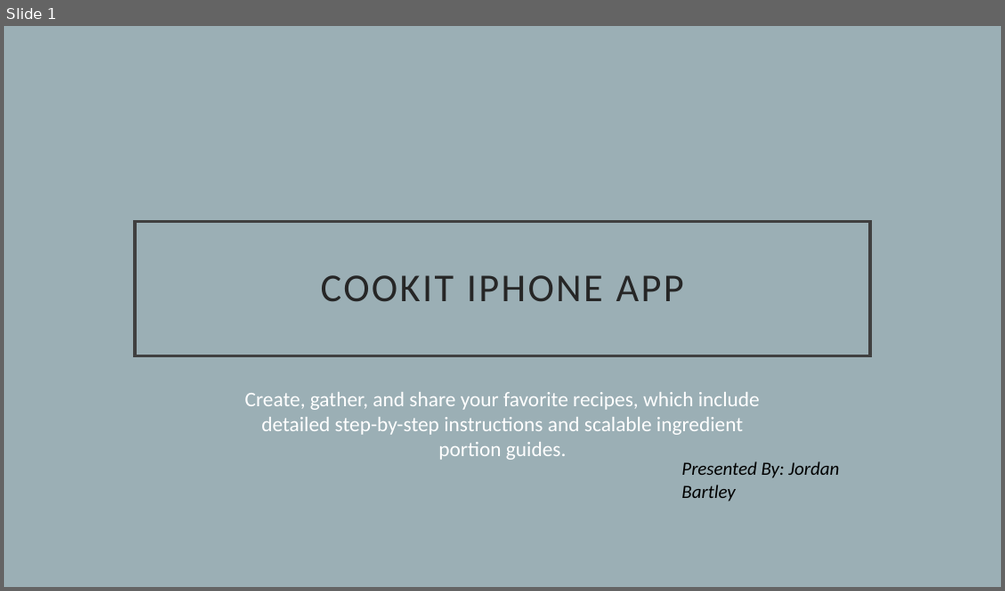
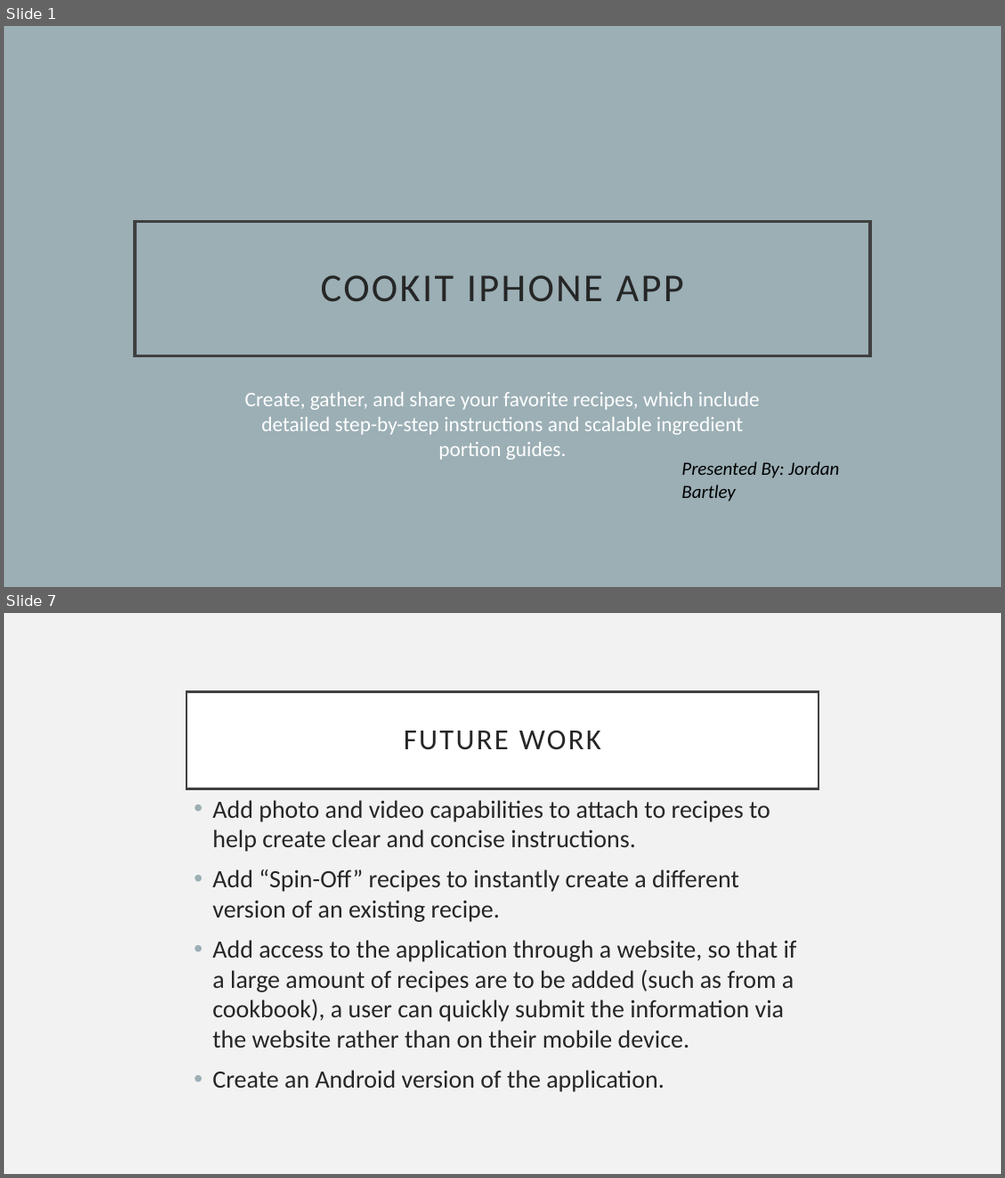
Before and after one commit to j-bartley/CookItApp, a slide deck: Diagrams/Senior Project - Assignment 2.pptx. Shown one above the other, each under a label of ours: slide 1 before the commit, slides 1 and 7 after it; the slides between them are not shown. The pictures are 1005x591 and 1005x1178 pixels, drawn with LibreOffice and Linux fonts; fonts in the diff are those of the drawing. Boxes give left, top, right and bottom in pixels: in the first picture for what was removed or moved away, otherwise in the second. Text is boxed around its words. In the diff, an @@ line names an element or a change of style, - is before the commit and + after.

```diff
--- a/Diagrams/Senior Project - Assignment 2.pptx
+++ b/Diagrams/Senior Project - Assignment 2.pptx
@@ slide 7 added at (4, 613, 1001, 1174), background #F2F2F2 @@
@@ title added at (186, 691, 818, 788), fill #FFFFFF, outline #404040 2.5 pt, 28 pt, text #262626 @@
+FUTURE WORK
@@ text added at (212, 800, 797, 1047), 24 pt, text #262626 @@
+• Add photo and video capabilities to attach to recipes to help create clear and concise instructions.
+• Add “Spin-Off” recipes to instantly create a different version of an existing recipe.
+• Add access to the application through a website, so that if a large amount of recipes are to be added (such as from a cookbook), a user can quickly submit the information via the website rather than on their mobile device.
+• Create an Android version of the application.
```
Also in this commit, not shown: 6 other slides added, 3 other files.
